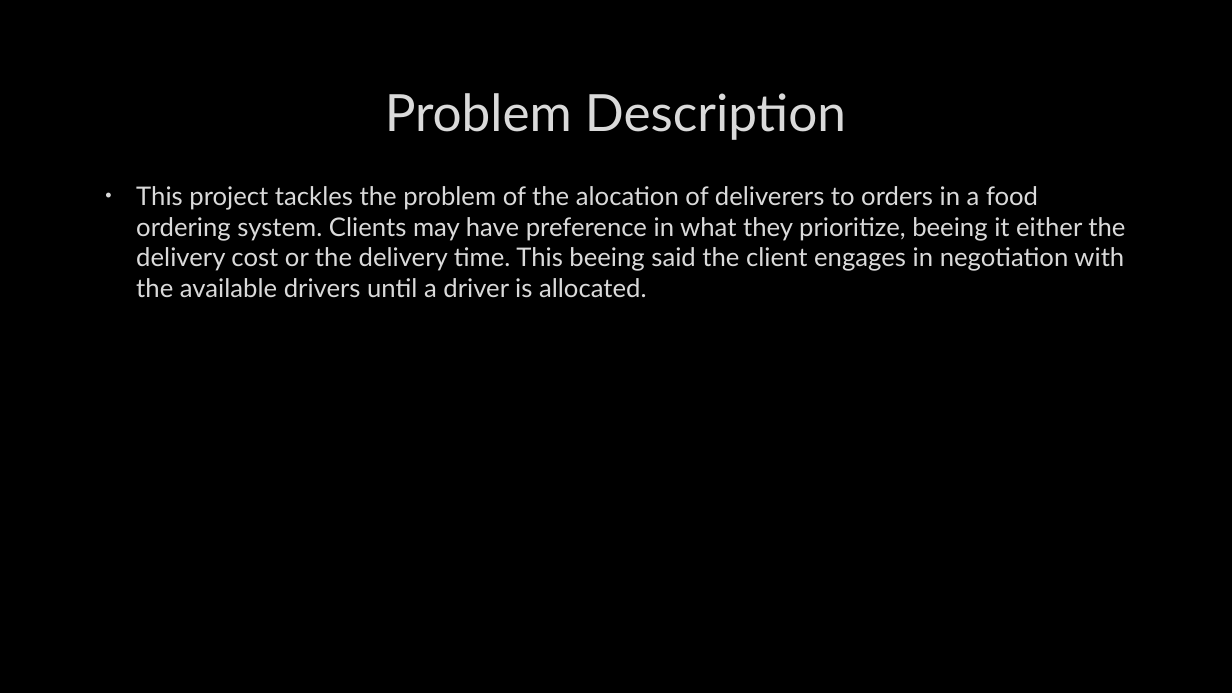
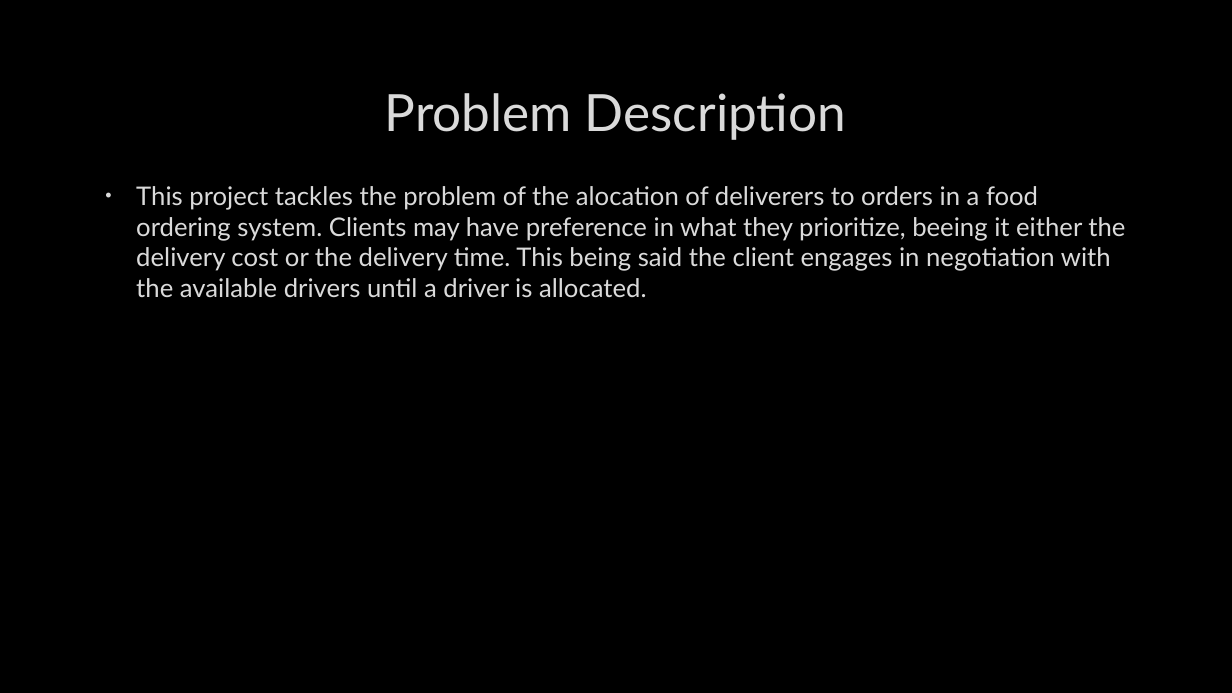
Before and after one commit to joao0903/ASMA, a slide deck: slide 2 of docs/Uber Eats.pptx. Drawn at 1232x693 pixels with LibreOffice and Linux fonts; fonts in the diff are those of the drawing; background and template pictures are left out. Boxes give left, top, right and bottom in pixels: in the first picture for what was removed or moved away, otherwise in the second. Text is boxed around its words. In the diff, an @@ line names an element or a change of style, - is before the commit and + after.

```diff
--- a/docs/Uber Eats.pptx
+++ b/docs/Uber Eats.pptx
@@ text at <box>136,186,1125,297</box>: text changed @@
-• This project tackles the problem of the alocation of deliverers to orders in a food ordering system. Clients may have preference in what they prioritize, beeing it either the delivery cost or the delivery time. This beeing said the client engages in negotiation with the available drivers until a driver is allocated.
+• This project tackles the problem of the alocation of deliverers to orders in a food ordering system. Clients may have preference in what they prioritize, beeing it either the delivery cost or the delivery time. This being said the client engages in negotiation with the available drivers until a driver is allocated.
```
Also in this commit, not shown: 5 other slides changed, 2 slides added, 1 slide removed, 8 other files.
